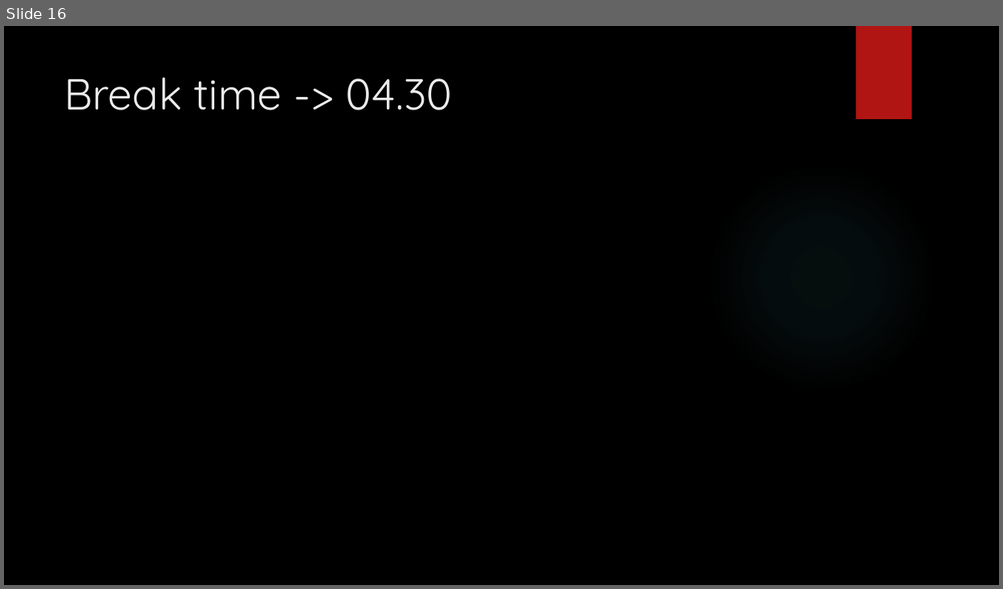
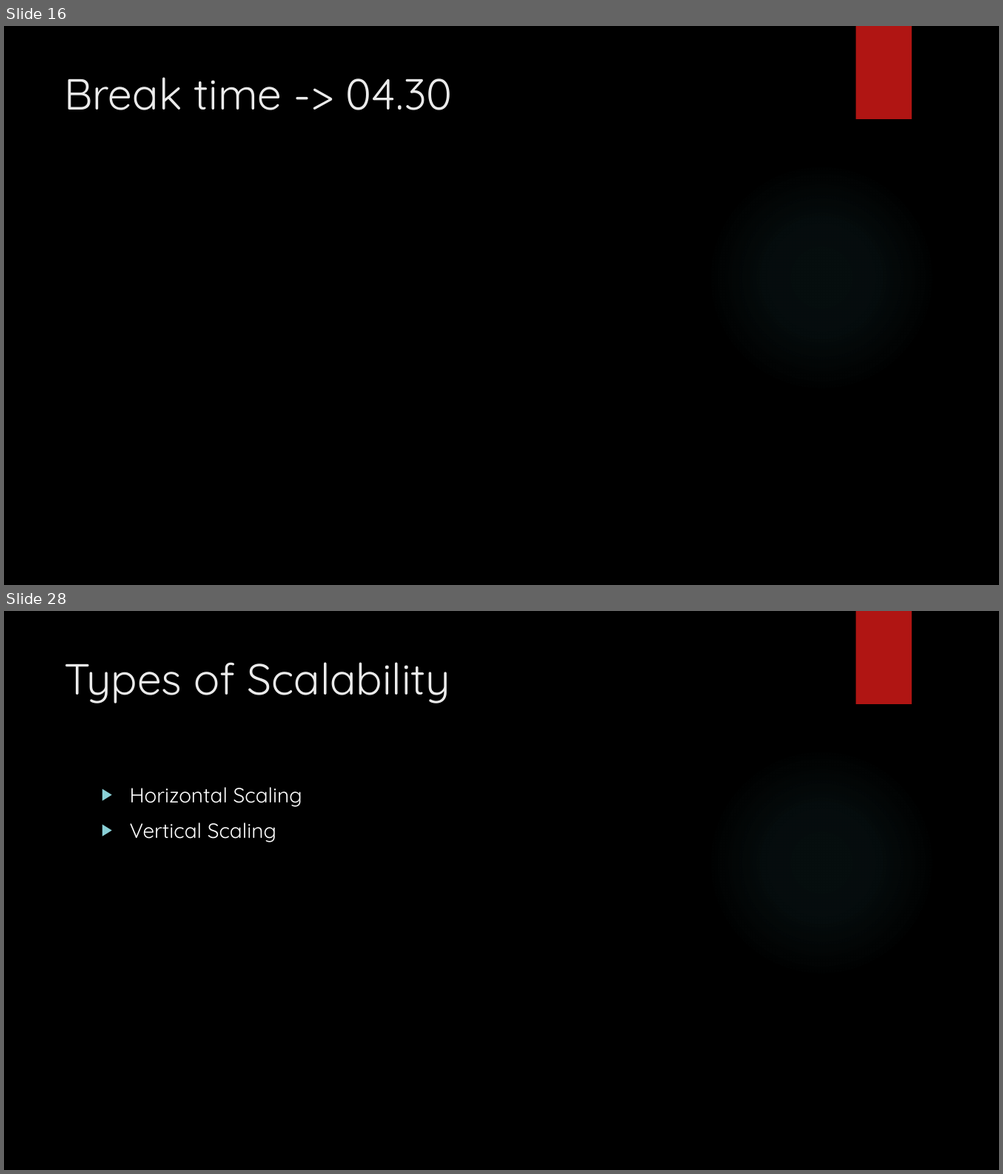
Before and after one commit to karthick1808/CDB21DW013, a slide deck: AWS - 2.pptx. Shown one above the other, each under a label of ours: slide 16 before the commit, slides 16 and 28 after it; the slides between them are not shown. The pictures are 1003x589 and 1003x1174 pixels, drawn with LibreOffice and Linux fonts; fonts in the diff are those of the drawing; background and template pictures are left out. Boxes give left, top, right and bottom in pixels: in the first picture for what was removed or moved away, otherwise in the second. Text is boxed around its words. In the diff, an @@ line names an element or a change of style, - is before the commit and + after.

```diff
--- a/AWS - 2.pptx
+++ b/AWS - 2.pptx
@@ slide 28 added at [4,611,999,1170], background picture (left out); not listed: 2 template elements that a slide beside it also shows @@
@@ title added at [64,662,450,703], 42 pt, text #EBEBEB @@
+Types of Scalability
@@ text added at [130,787,302,843], 20 pt, text #FFFFFF @@
+▶ Horizontal Scaling
+▶ Vertical Scaling
```
Also in this commit, not shown: 1 slide changed, 19 other slides added.
